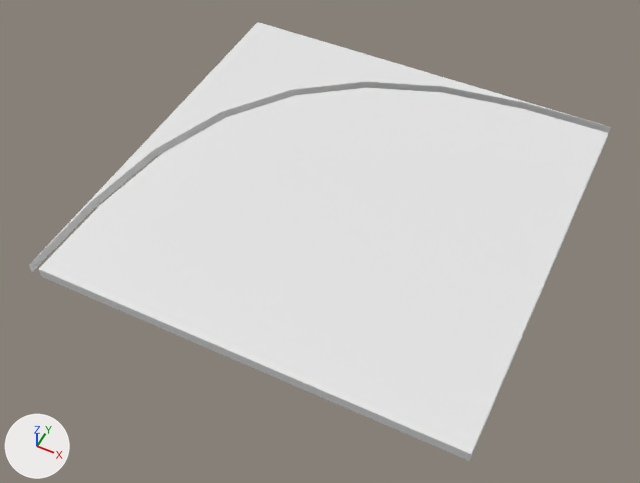
Two versions of the FBX model MayaProjects/SolarPunkCave/scenes/structure_floorcurved.fbx, one commit apart.
Rendered twice from a 50 mm camera at (4.42, -3.28, 5.9) aimed at (1.97, 1.62, -0.24). Arrows for +X, +Y and +Z are at lower left; the lights stay in place. The older version comes first. Materials are left out; every surface is plain grey. Where no turn or scale is listed for an object, it has been applied to the vertices.

Names of what the first picture shows: 'floorcurved_floor1', 'floorcurved_floor2'.
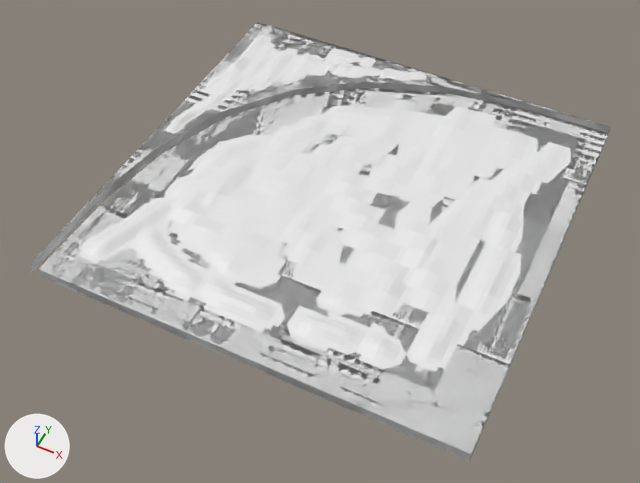
The change in detail:
Mesh me_mesh_001_1 is new.
It has 8962 vertices, 8960 faces and spans x 0.0..4.0, y 0.0..4.0, z -0.03..0.16.
Mesh me_mesh_1 is new.
It has 11394 vertices, 11392 faces and spans x 0.1..4.0, y 0.0..3.9, z -0.06..0.16.
Object 'floorcurved_floor2_LOD0' (ob_floorcurved_floor2_lod0) is new; it shows me_mesh_001_1.
Its location is (0.0, 0.0, 0.0).
Object 'floorcurved_floor1_LOD0' (ob_floorcurved_floor1_lod0) is new; it shows me_mesh_1.
Its location is (0.0, 0.0, 0.0).

What differs and where, as boxes [x1, y1, x2, y2] in the pictures (640 x 483 px):
'floorcurved_floor1_LOD0', added: after [38, 88, 608, 461]
'floorcurved_floor2_LOD0', added: after [29, 23, 611, 272]
'floorcurved_floor1', unchanged, covered by the edit: before [38, 88, 608, 461]; after [39, 88, 606, 461]
'floorcurved_floor2', unchanged, covered by the edit: before [29, 22, 611, 272]; after [29, 22, 611, 271]
